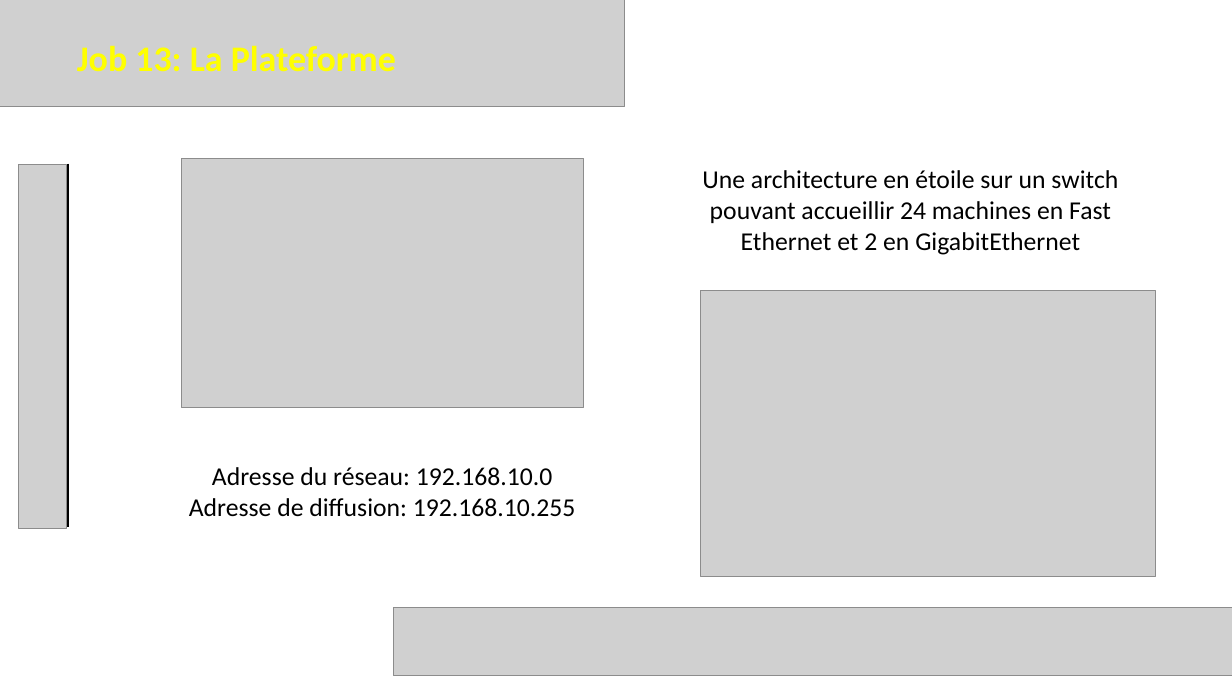
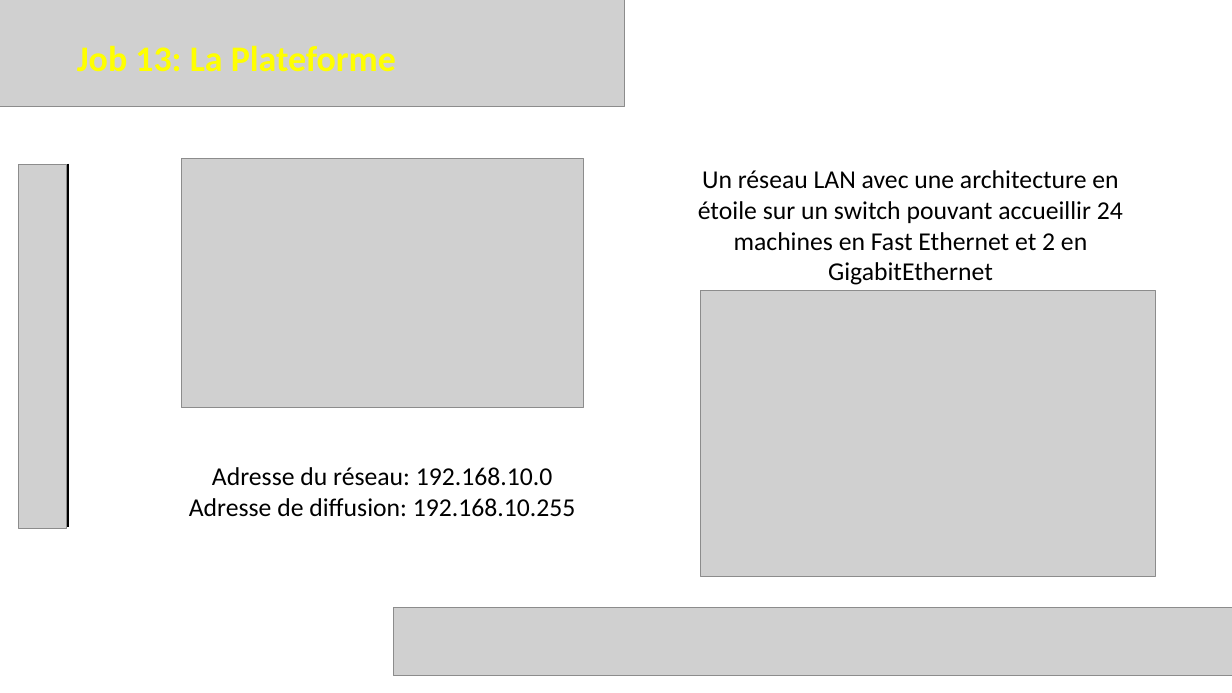
Before and after one commit to anthony-yrles/le_reseau, a slide deck: slide 16 of reseau.pptx. Drawn at 1232x693 pixels with LibreOffice and Linux fonts; fonts in the diff are those of the drawing; grey boxes stand for pictures. Boxes give left, top, right and bottom in pixels: in the first picture for what was removed or moved away, otherwise in the second. Text is boxed around its words. In the diff, an @@ line names an element or a change of style, - is before the commit and + after.

```diff
--- a/reseau.pptx
+++ b/reseau.pptx
@@ text at (x1=698, y1=170, x2=1123, y2=285): text changed @@
-Une architecture en étoile sur un switch pouvant accueillir 24 machines en Fast Ethernet et 2 en GigabitEthernet
+Un réseau LAN avec une architecture en étoile sur un switch pouvant accueillir 24 machines en Fast Ethernet et 2 en GigabitEthernet
```
Also in this commit, not shown: 3 other slides changed, 1 other file.
